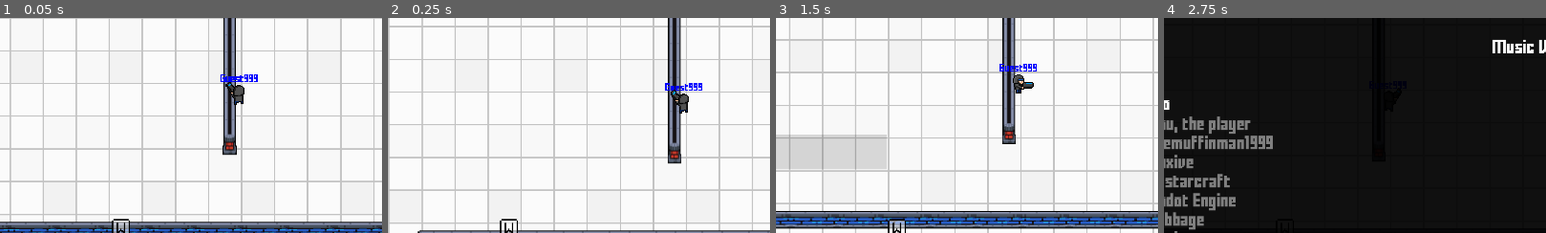
Above: before the commit, frames 1-4 (left to right).
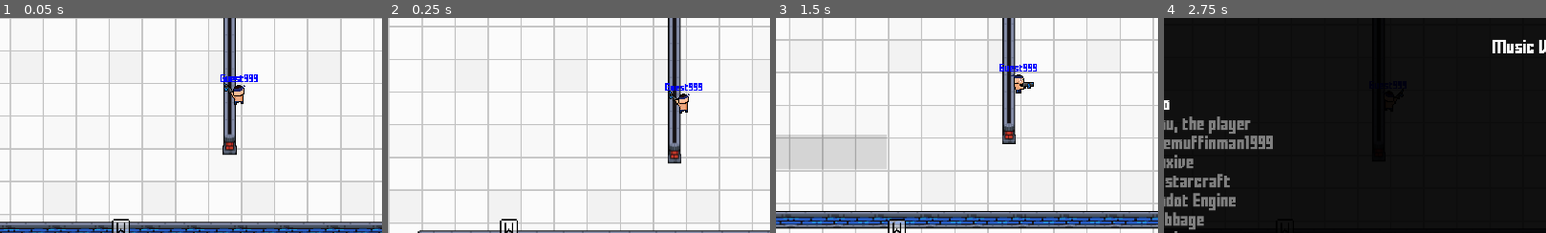
Above: after the commit, the same moments.

Repository: MarshallJDem/SuperCTF
Game: Godot game, scene res://GameContent/Main.tscn
Two runs of this game, one before a commit and one after it. Both use one fixed random seed, a clock stepped at 60 frames per second and the inputs below. This scene is started directly instead of the project's main scene. Sound files missing from this copy of the repository are replaced by a short silence.
Inputs (mouse positions are % of the whole screen's width and height, from its top left):
- Up to frame 1 (0.05 s): no input
- Up to frame 2 (0.25 s): no input
- Up to frame 3 (1.5 s): click (15, 67) at 0.52 s; type "12" at 0.6 s; tap Enter at 1.25 s; move the mouse to (72, 45) at 1.27 s; press the mouse at (72, 45) at 1.28 s; hold Right from 1.28 s (still down)
- Up to frame 4 (2.75 s): tap Space at 1.52 s; release Right at 2 s; release the mouse at (72, 45) at 2 s; click "Options" at 2 s
The pictures show only the part of the screen within x 16-66%, y 36-86%; the shares and areas given below are measured in that part.

The runs differ from the first frame. In frame 1, 0.2% of the frame differs, in the area x 58-65%, y 30-39%; in frame 2, 0.2%; in frame 3, 0.2%; in frame 4, less than 0.1%.

Commit message:
Added new grenader skin

Diff:
--- a/GameContent/Laser.gd
+++ b/GameContent/Laser.gd
@@ -39,6 +39,7 @@
 	draw_line(Vector2(0,shrinkage), Vector2(0, length - shrinkage), Color(red, green, blue, 1 - progress), size-2);
 	draw_line(Vector2(0,shrinkage), Vector2(0, length - shrinkage), Color(red + 0.3, green + 0.3, blue + 0.3, 1 - progress), size/1.5);
 	draw_line(Vector2(0,shrinkage), Vector2(0, length - shrinkage), Color(red + 0.7, green + 0.7, blue + 0.7, 1 - progress), size/2.5);
+	draw_circle(Vector2.ZERO, size/2, Color(1,1,1));
 
 # Called when the death timer ends;
 func _death_timer_ended():
--- a/GameContent/Player.gd
+++ b/GameContent/Player.gd
@@ -287,7 +287,7 @@
 func start_laser_input():
 	$Laser_Input_Timer.start();
 func _laser_input_timer_ended():
-	var start_pos = get_node("Bullet_Starts/" + String(look_direction)).position;
+	var start_pos = get_node("Laser_Starts/" + String(look_direction)).position;
 	rpc_id(1, "send_start_laser", laser_direction, start_pos, look_direction);
 	start_laser(laser_direction, start_pos, look_direction);
 	sprintEnabled = false;
@@ -334,7 +334,7 @@
 	laser.direction = laser_direction;
 	laser.player_id = player_id;
 	laser.team_id = team_id;
-	laser.z_index = z_index;
+	laser.z_index = z_index + 1;
 	laser.WIDTH_PMODIFIER = LASER_WIDTH_PMODIFIER;
 	$Laser_Fire_Audio.play();
 	$Laser_Cooldown_Timer.start();
@@ -477,7 +477,7 @@
 			# If we are still in input phase, update direction
 			if $Laser_Input_Timer.time_left != 0:
 				laser_direction = input;
-				laser_position = get_node("Bullet_Starts/" + String(look_direction)).position * 20;
+				laser_position = get_node("Laser_Starts/" + String(look_direction)).position * 20;
 			elif $Laser_Timer.time_left == 0:
 				start_laser_input();
 	else:
@@ -493,9 +493,7 @@
 					elif current_weapon == 1 and laser_equipped:
 						var direction = (get_global_mouse_position() - global_position).normalized();
 						laser_direction = direction;
-						print(get_node("Bullet_Starts/" + String(look_direction)).position);
-						print(get_node("Bullet_Starts/" + String(look_direction)).position * 20);
-						laser_position = get_node("Bullet_Starts/" + String(look_direction)).position * 20;
+						laser_position = get_node("Laser_Starts/" + String(look_direction)).position * 20;
 						# If we are still in input phase, update direction
 						if $Laser_Input_Timer.time_left == 0:
 							start_laser_input();
--- a/GameContent/Player.tscn
+++ b/GameContent/Player.tscn
@@ -1,7 +1,7 @@
 [gd_scene load_steps=20 format=2]
 
 [ext_resource path="res://GameContent/Player.gd" type="Script" id=1]
-[ext_resource path="res://Assets/Player/SUPERCTF_LASER_BODY.png" type="Texture" id=2]
+[ext_resource path="res://Assets/Player/Demo_Body_SUPERCTF.png" type="Texture" id=2]
 [ext_resource path="res://Assets/Player/universal_bottom_B.png" type="Texture" id=3]
 [ext_resource path="res://GameContent/Center_Pivot.gd" type="Script" id=4]
 [ext_resource path="res://GameContent/Camera.gd" type="Script" id=5]
@@ -14,8 +14,8 @@
 [ext_resource path="res://Assets/Sound/Flag_Drop.wav" type="AudioStream" id=12]
 [ext_resource path="res://Assets/Sound/Teleport.wav" type="AudioStream" id=13]
 [ext_resource path="res://fonts/Pixel_Chat.tres" type="DynamicFont" id=14]
-[ext_resource path="res://Assets/Player/SUPERCTF_laser_gun.png" type="Texture" id=15]
-[ext_resource path="res://Assets/Player/SUPERCTF_LASER_HEAD.png" type="Texture" id=16]
+[ext_resource path="res://Assets/Player/Blue_Demo_SUPERCTF_1.png" type="Texture" id=15]
+[ext_resource path="res://Assets/Player/blue_demo_SUPERCTF.png" type="Texture" id=16]
 
 [sub_resource type="CapsuleShape2D" id=1]
 radius = 8.67661
@@ -41,19 +41,19 @@
 
 [node name="Sprite_Gun" type="Sprite" parent="."]
 scale = Vector2( 1.3, 1.3 )
+texture = ExtResource( 16 )
+hframes = 8
+frame = 7
+
+[node name="Sprite_Body" type="Sprite" parent="."]
+scale = Vector2( 1.3, 1.3 )
+texture = ExtResource( 2 )
+hframes = 8
+frame = 1
+
+[node name="Sprite_Head" type="Sprite" parent="."]
+scale = Vector2( 1.3, 1.3 )
 texture = ExtResource( 15 )
-hframes = 8
-frame = 1
-
-[node name="Sprite_Body" type="Sprite" parent="."]
-scale = Vector2( 1.3, 1.3 )
-texture = ExtResource( 2 )
-hframes = 8
-frame = 1
-
-[node name="Sprite_Head" type="Sprite" parent="."]
-scale = Vector2( 1.3, 1.3 )
-texture = ExtResource( 16 )
 hframes = 8
 frame = 1
 
@@ -115,6 +115,32 @@
 
 [node name="7" type="Node2D" parent="Bullet_Starts"]
 position = Vector2( -8.81878, -4.44531 )
+
+[node name="Laser_Starts" type="Node" parent="."]
+
+[node name="0" type="Node2D" parent="Laser_Starts"]
+position = Vector2( -0.074, -15.546 )
+
+[node name="1" type="Node2D" parent="Laser_Starts"]
+position = Vector2( 14.883, -11.08 )
+
+[node name="2" type="Node2D" parent="Laser_Starts"]
+position = Vector2( 18.684, 5.418 )
+
+[node name="3" type="Node2D" parent="Laser_Starts"]
+position = Vector2( 14.907, 13.945 )
+
+[node name="4" type="Node2D" parent="Laser_Starts"]
+position = Vector2( 0.026, 21.111 )
+
+[node name="5" type="Node2D" parent="Laser_Starts"]
+position = Vector2( -14.038, 14.125 )
+
+[node name="6" type="Node2D" parent="Laser_Starts"]
+position = Vector2( -18.521, 5.602 )
+
+[node name="7" type="Node2D" parent="Laser_Starts"]
+position = Vector2( -14.045, -10.795 )
 
 [node name="Respawn_Timer" type="Timer" parent="."]
 wait_time = 3.0
Binary file added: Assets/Player/Blue_Demo_SUPERCTF_1.png
Not shown, added: Assets/Player/Blue_Demo_SUPERCTF_1.png.import
Binary file added: Assets/Player/Demo_Body_SUPERCTF.png
Not shown, added: Assets/Player/Demo_Body_SUPERCTF.png.import
Binary file added: Assets/Player/blue_demo_SUPERCTF.png
Not shown, added: Assets/Player/blue_demo_SUPERCTF.png.import
Not shown, changed: Assets/.DS_Store
